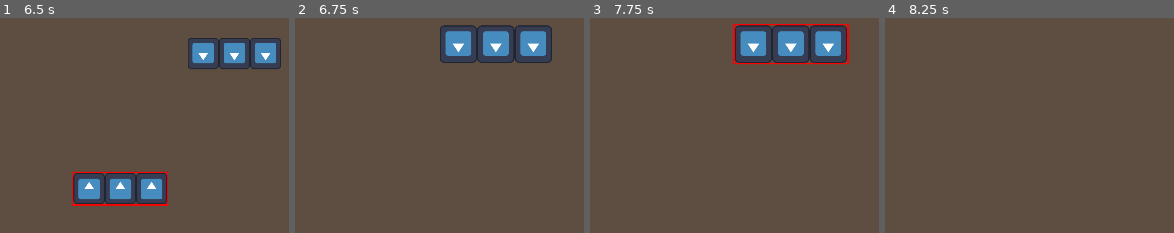
Above: before the commit, frames 1-4 (left to right).
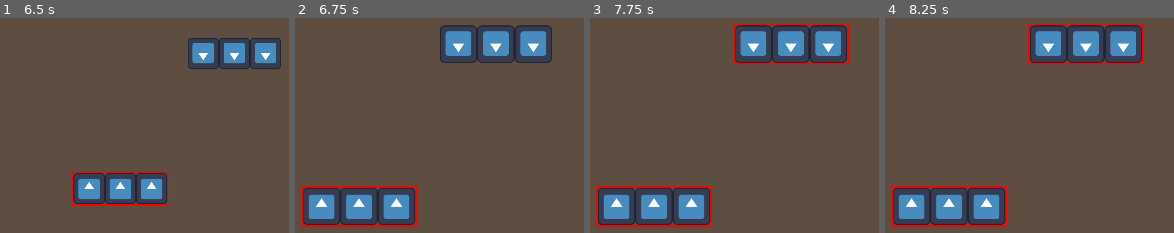
Above: after the commit, the same moments.

Repository: dcellucci/conqsim
Game: Godot game, scene res://debug.tscn
Same seed, same stepped clock (60 frames per second), same inputs: the game is played once before the commit and once after it. The engine's default icon, where the game draws it, is replaced by a stand-in: a white triangle on a blue panel in a dark square.
Inputs (mouse positions are in pixels of both pictures, inside the frame that each line leads up to):
- Up to frame 1 (6.5 s): tap Enter (ConfirmMovement) at 0.5, 1.25, 2, 3.5, 4.25 s; drag from (124, 187) to (231, 54) at 0.52 s; drag from (231, 54) to (124, 187) at 1.27 s; move the mouse to (outside the picture) at 2.02 s; hold Enter (ConfirmMovement) 2.03-2.75 s; click (outside the picture) at 2.17 s; tap D (PerformDeployment) at 2.3, 3.8, 5.3 s; drag from (187, 211) to (outside the picture) at 2.77 s; move the mouse to (outside the picture) at 3.52 s; hold M (PerformConstrainedMove) 3.53-4.25 s; click (outside the picture) at 3.67 s; drag from (outside the picture) to (outside the picture) at 4.27 s; move the mouse to (265, 123) at 5.02 s; press the mouse at (265, 123) at 5.03 s; release the mouse at (265, 123) at 5.75 s; drag from (outside the picture) to (124, 187) at 5.77 s
- Up to frame 2 (6.75 s): move the mouse to (outside the picture) at 6.52 s; hold D (PerformDeployment) from 6.53 s (still down); tap Mouse wheel up (ZoomIn) at 6.6 s; click (outside the picture) at 6.67 s
- Up to frame 3 (7.75 s): release D (PerformDeployment) at 7.25 s; drag from (656, 144) to (786, 43) at 7.27 s
- Up to frame 4 (8.25 s): move the mouse to (outside the picture) at 8.02 s; hold D (PerformDeployment) from 8.03 s (still down); click (outside the picture) at 8.17 s

Frame 1 is identical in both runs. In frame 2, 7.6% of the frame differs, in the area x 2-43%, y 78-98%; in frame 3, 7.6%; in frame 4, 15%, in the area x 2-90%, y 2-98%.

Commit message:
deployment with alignment of the regiment with the game board edge

Diff:
--- a/game_info.gd
+++ b/game_info.gd
@@ -2,6 +2,7 @@
 
 var pixels_per_inch = 30.
 var game_board
+var snap_distance = 100.
 
 # Called when the node enters the scene tree for the first time.
 func _ready() -> void:
--- a/regiment.gd
+++ b/regiment.gd
@@ -102,6 +102,7 @@
 		if Input.is_action_pressed('PerformConstrainedMove') && selected:
 			current_regiment_state = RegimentState.CONSTRAINED_MOVE
 		if Input.is_action_pressed('PerformDeployment') && selected:
+			start_transform = transform
 			current_regiment_state = RegimentState.DEPLOY
 	if current_regiment_state == RegimentState.CONSTRAINED_MOVE:
 		handle_constrained_move()
@@ -185,17 +186,25 @@
 func handle_deploy():
 	var board = $/root/GameInfo.game_board
 	var pointlist = board.get_polygon()
-	var min_dist = 1e6
+	var min_dist = $"/root/GameInfo".snap_distance
 	var closest_point
+	var normal
+	var mouse_loc = get_global_mouse_position()
+	transform = start_transform
 	for i in range(len(pointlist)):
 		var point1 = board.global_transform.basis_xform(pointlist[i])
 		var point2 = board.global_transform.basis_xform(pointlist[(i+1)%(len(pointlist))])
-		var mouse_loc = get_global_mouse_position()
 		var point3 = Geometry2D.get_closest_point_to_segment(mouse_loc, point1, point2)
 		if mouse_loc.distance_to(point3)	 < min_dist:
 			min_dist = mouse_loc.distance_to(point3)
 			closest_point = point3
-	position = closest_point
+			normal = (point1-point2).rotated(PI/2)
+	if closest_point:
+		var regiment_forward = Vector2(0,1).rotated(start_transform.get_rotation())
+		position = closest_point
+		transform = transform.rotated_local(
+			regiment_forward.angle_to(normal)
+		  ).translated_local(Vector2(0, num_stands_tall/2.0*stand_size_pixels))
 
 
 func handle_free_move():
